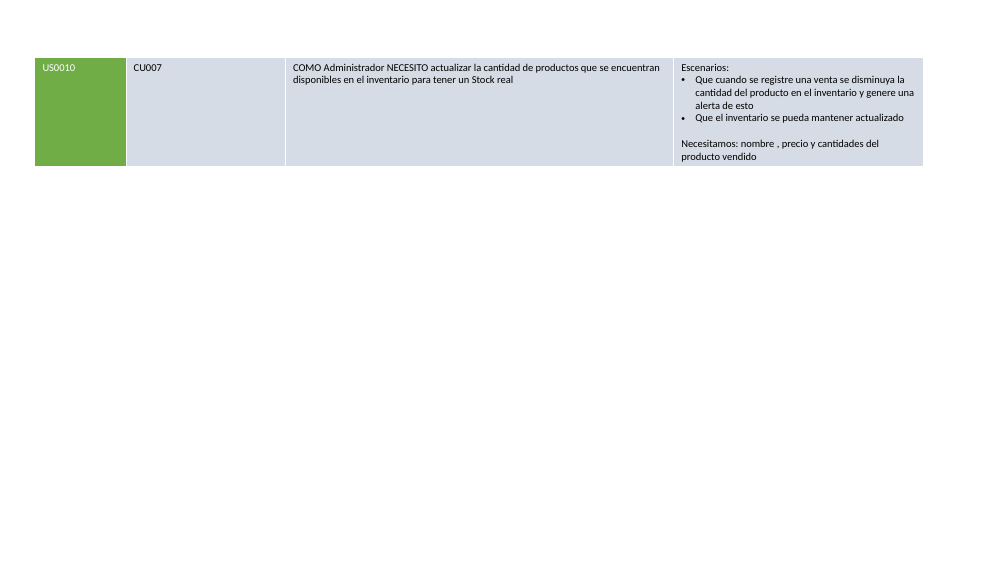
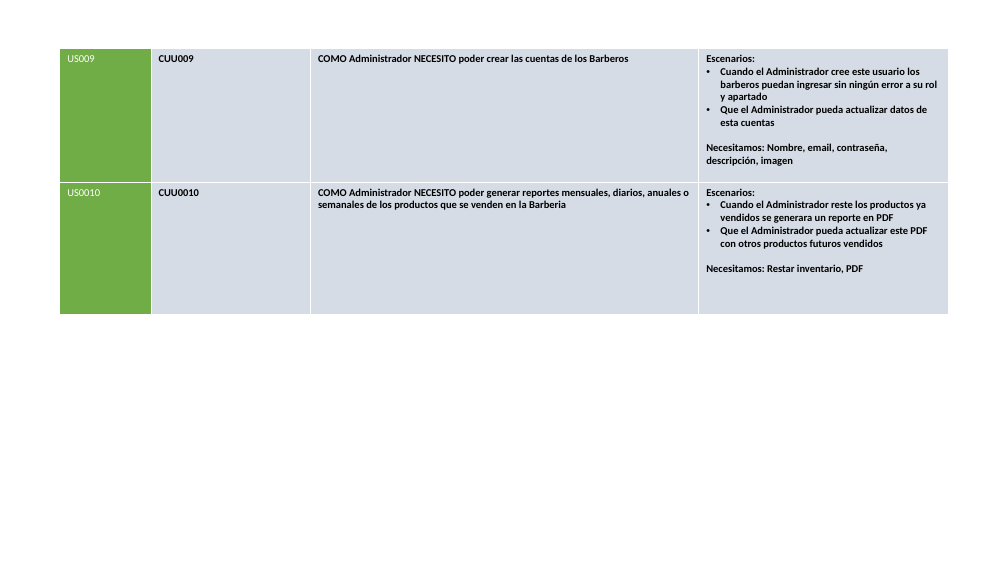
Before and after one commit to DavidV4iss/MASTER-BARBER-REACT, a slide deck: slide 3 of DOCUMENTACION DE MASTER BARBER/DOCUMENTACION DE APOYO/HU.pptx. Drawn at 1008x567 pixels with LibreOffice and Linux fonts; fonts in the diff are those of the drawing. Boxes give left, top, right and bottom in pixels: in the first picture for what was removed or moved away, otherwise in the second. Text is boxed around its words. In the diff, an @@ line names an element or a change of style, - is before the commit and + after.

```diff
--- a/DOCUMENTACION DE MASTER BARBER/DOCUMENTACION DE APOYO/HU.pptx
+++ b/DOCUMENTACION DE MASTER BARBER/DOCUMENTACION DE APOYO/HU.pptx
@@ table at (60,49,949,183) @@
-row 1: US0010 | CU007 | COMO Administrador NECESITO actualizar la cantidad de productos que se encuentran disponibles en el inventario para tener un Stock real | Escenarios: / Que cuando se registre una venta se disminuya la cantidad del producto en el inventario y genere una alerta de esto / Que el inventario se pueda mantener actualizado / Necesitamos: nombre , precio y cantidades del producto vendido
+row 1: US009 | CUU009 | COMO Administrador NECESITO poder crear las cuentas de los Barberos | Escenarios: / Cuando el Administrador cree este usuario los barberos puedan ingresar sin ningún error a su rol y apartado / Que el Administrador pueda actualizar datos de esta cuentas / Necesitamos: Nombre, email, contraseña, descripción, imagen
@@ table: place and size @@
-table at (35,57,924,166)
+table at (60,49,949,183)
@@ table added at (60,182,949,314), 1 rows, 4 columns @@
+US0010 | CUU0010 | COMO Administrador NECESITO poder generar reportes mensuales, diarios, anuales o semanales de los productos que se venden en la Barberia | Escenarios: / Cuando el Administrador reste los productos ya vendidos se generara un reporte en PDF / Que el Administrador pueda actualizar este PDF con otros productos futuros vendidos / Necesitamos: Restar inventario, PDF
```
Also in this commit, not shown: 2 other slides changed, 9 other files.
